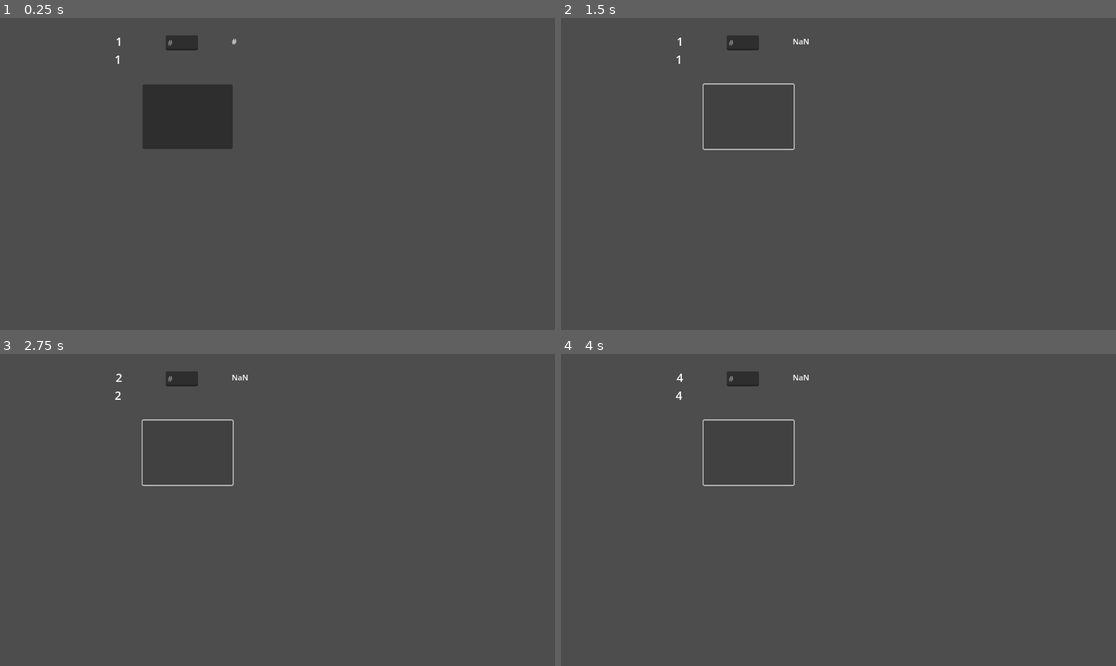
Above: before the commit, frames 1-4 (two rows, left to right).
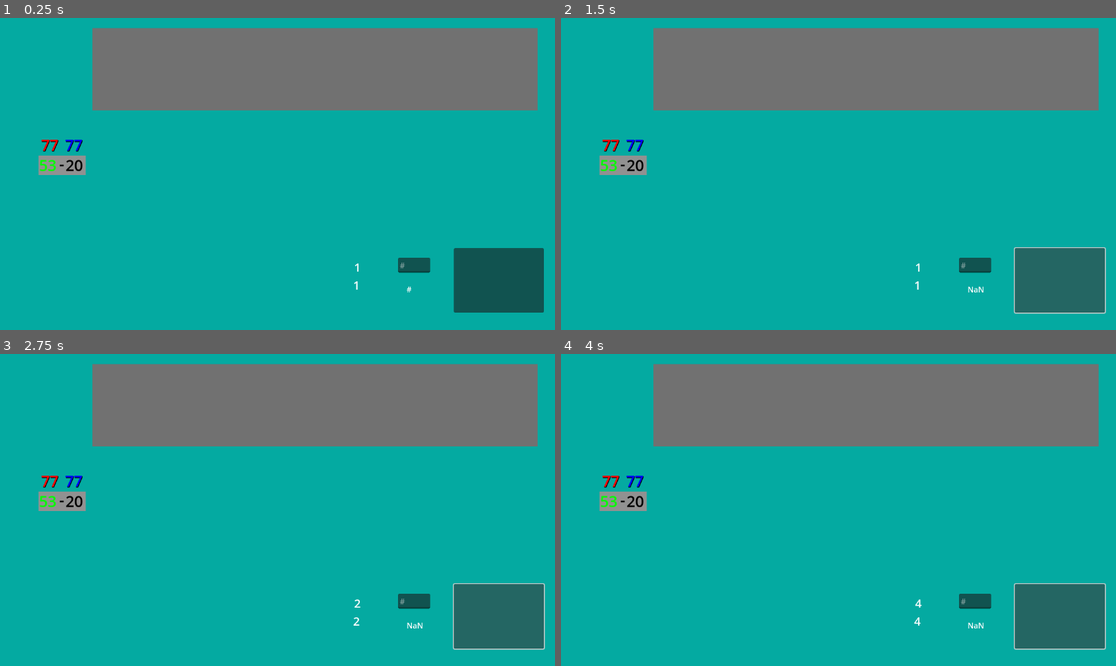
Above: after the commit, the same moments.

Repository: PiratePenguin2/robotics-bracketing-interface
Game: Godot game, scene res://main.tscn
Same seed, same stepped clock (60 frames per second), same inputs: the game is played once before the commit and once after it. The project has no main scene, so this scene is started directly.
Inputs (mouse positions are in pixels of both pictures, inside the frame that each line leads up to; where the layout moved, square brackets give the same spot in the first picture):
- Up to frame 1 (0.25 s): no input
- Up to frame 2 (1.5 s): click (1060, 280) [749, 117] at 0.5 s; click (1060, 280) [749, 117] at 1.25 s
- Up to frame 3 (2.75 s): click (499, 616) [188, 453] at 2 s
- Up to frame 4 (4 s): tap Enter at 2.75 s; tap Space at 3.5 s

The runs differ from the first frame. In frame 1, 100% of the frame differs, in the area x 0-100%, y 0-100%; in frame 2, 100%; in frame 3, 100%; in frame 4, 100%.

Commit message:
Sample Game Scedule
Added some boxes and numbers to represent a game schedule and score

Diff:
--- a/main.tscn
+++ b/main.tscn
@@ -7,13 +7,23 @@
 
 [node name="Main" type="Node2D"]
 
+[node name="ColorRect" type="ColorRect" parent="."]
+offset_right = 1152.0
+offset_bottom = 648.0
+color = Color(0.0156863, 0.666667, 0.631373, 1)
+metadata/_edit_lock_ = true
+
 [node name="Label" parent="." instance=ExtResource("1_3w8lr")]
+offset_left = 735.0
+offset_top = 501.0
+offset_right = 781.0
+offset_bottom = 549.0
 
 [node name="Label2" parent="." instance=ExtResource("1_3w8lr")]
-offset_left = 238.0
-offset_top = 69.0
-offset_right = 284.0
-offset_bottom = 117.0
+offset_left = 733.0
+offset_top = 538.0
+offset_right = 779.0
+offset_bottom = 586.0
 
 [node name="MenuButton" type="MenuButton" parent="."]
 offset_left = -240.0
@@ -31,26 +41,94 @@
 script = ExtResource("2_skksw")
 
 [node name="LineEdit" type="LineEdit" parent="ButtonChangeTextThing"]
-offset_left = 344.0
-offset_top = 36.0
-offset_right = 411.062
-offset_bottom = 67.0
+offset_left = 826.0
+offset_top = 498.0
+offset_right = 893.062
+offset_bottom = 529.0
 theme = SubResource("Theme_uesxj")
 placeholder_text = "#"
 metadata/_edit_use_anchors_ = true
 
 [node name="Button" type="Button" parent="ButtonChangeTextThing"]
-offset_left = 296.0
-offset_top = 138.0
-offset_right = 483.0
-offset_bottom = 272.0
+offset_left = 942.0
+offset_top = 478.0
+offset_right = 1129.0
+offset_bottom = 612.0
 
 [node name="Label3" type="Label" parent="ButtonChangeTextThing"]
-offset_left = 481.0
-offset_top = 37.0
-offset_right = 521.0
-offset_bottom = 63.0
+offset_left = 844.0
+offset_top = 552.0
+offset_right = 884.0
+offset_bottom = 578.0
 text = "#"
+
+[node name="Arena 1" type="Node2D" parent="."]
+
+[node name="ColorRect2" type="ColorRect" parent="Arena 1"]
+offset_left = 80.0
+offset_top = 286.0
+offset_right = 178.0
+offset_bottom = 326.0
+color = Color(0.568627, 0.568627, 0.568627, 1)
+
+[node name="ColorRect" type="ColorRect" parent="Arena 1"]
+offset_left = 192.0
+offset_top = 21.0
+offset_right = 1116.0
+offset_bottom = 192.0
+color = Color(0.443137, 0.443137, 0.443137, 1)
+
+[node name="GameA1R" type="Label" parent="Arena 1"]
+offset_left = 84.0
+offset_top = 241.0
+offset_right = 124.0
+offset_bottom = 289.0
+theme_override_colors/font_color = Color(1, 0, 0, 1)
+theme_override_colors/font_shadow_color = Color(0, 0, 0, 1)
+theme_override_font_sizes/font_size = 32
+text = "77"
+horizontal_alignment = 1
+
+[node name="GameA1R" type="Label" parent="Arena 1/GameA1R"]
+offset_left = -4.0
+offset_top = 42.0
+offset_right = 36.0
+offset_bottom = 90.0
+theme_override_colors/font_color = Color(0, 1, 0, 1)
+theme_override_font_sizes/font_size = 32
+text = "53"
+horizontal_alignment = 1
+
+[node name="GameA1R" type="Label" parent="Arena 1/GameA1R/GameA1R"]
+offset_left = 28.0
+offset_top = -3.0
+offset_right = 68.0
+offset_bottom = 45.0
+theme_override_colors/font_color = Color(0, 0, 0, 1)
+theme_override_font_sizes/font_size = 32
+text = "-"
+horizontal_alignment = 1
+
+[node name="GameA1B" type="Label" parent="Arena 1/GameA1R"]
+offset_left = 51.0
+offset_top = 42.0
+offset_right = 91.0
+offset_bottom = 90.0
+theme_override_colors/font_color = Color(0, 0, 0, 1)
+theme_override_font_sizes/font_size = 32
+text = "20"
+horizontal_alignment = 1
+
+[node name="GameA1B" type="Label" parent="Arena 1"]
+offset_left = 134.0
+offset_top = 241.0
+offset_right = 174.0
+offset_bottom = 289.0
+theme_override_colors/font_color = Color(0, 0, 1, 1)
+theme_override_colors/font_shadow_color = Color(0, 0, 0, 1)
+theme_override_font_sizes/font_size = 32
+text = "77"
+horizontal_alignment = 1
 
 [connection signal="text_submitted" from="ButtonChangeTextThing/LineEdit" to="ButtonChangeTextThing" method="_on_line_edit_text_submitted"]
 [connection signal="pressed" from="ButtonChangeTextThing/Button" to="ButtonChangeTextThing" method="_on_button_pressed"]
--- a/somethingBeautiful/ButtonChangeTextThing.gd
+++ b/somethingBeautiful/ButtonChangeTextThing.gd
@@ -16,7 +16,7 @@
 func _on_button_pressed():     #Press button
 	change()
 
-func _on_line_edit_text_submitted(new_text):
+func _on_line_edit_text_submitted(_new_text):
 	change()
 
 func change():
